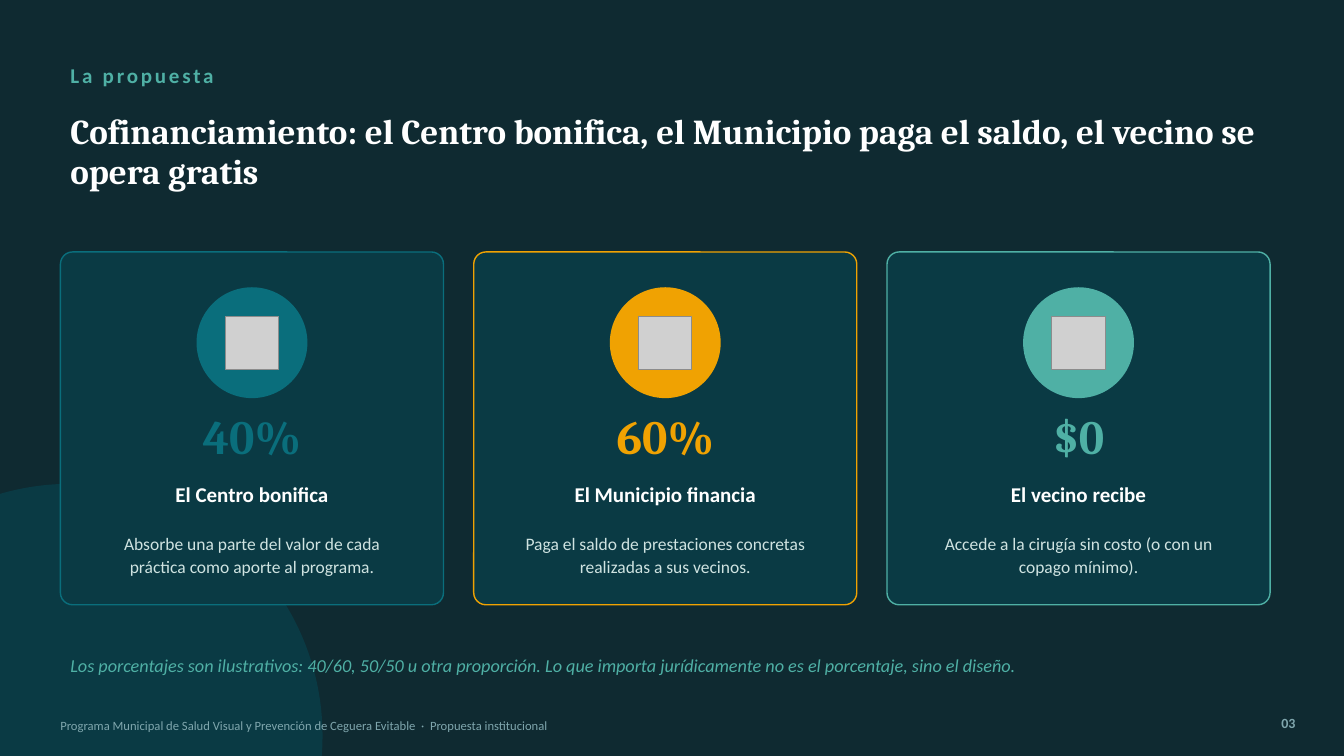
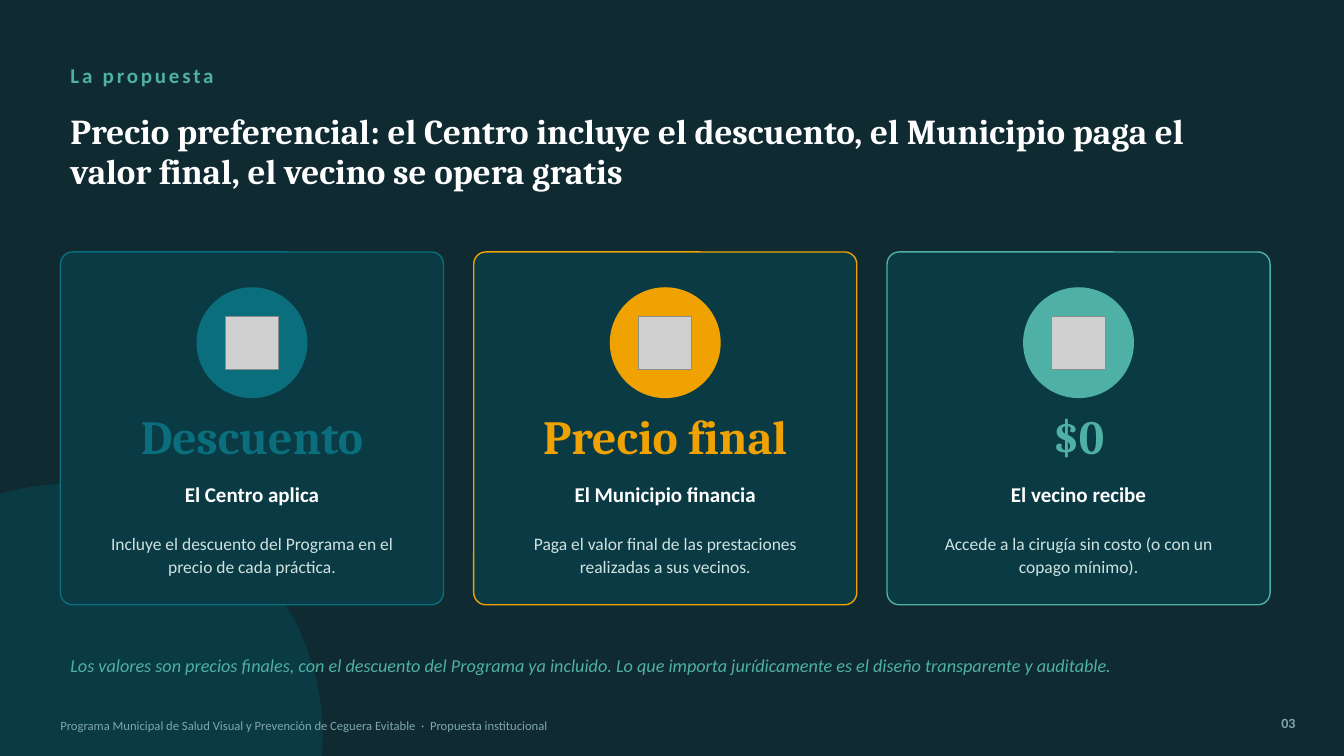
Before and after one commit to rvdistribuidor4-bit/mkt, a slide deck: slide 3 of convenios/ver-para-vivir/fuentes/Presentacion_Programa_Salud_Visual_Municipios.pptx. Drawn at 1344x756 pixels with LibreOffice and Linux fonts; fonts in the diff are those of the drawing; grey boxes stand for pictures. Boxes give left, top, right and bottom in pixels: in the first picture for what was removed or moved away, otherwise in the second. Text is boxed around its words. In the diff, an @@ line names an element or a change of style, - is before the commit and + after.

```diff
--- a/convenios/ver-para-vivir/fuentes/Presentacion_Programa_Salud_Visual_Municipios.pptx
+++ b/convenios/ver-para-vivir/fuentes/Presentacion_Programa_Salud_Visual_Municipios.pptx
@@ text at bbox=[70, 119, 1184, 192]: text changed @@
-Cofinanciamiento: el Centro bonifica, el Municipio paga el saldo, el vecino se opera gratis
+Precio preferencial: el Centro incluye el descuento, el Municipio paga el valor final, el vecino se opera gratis
@@ text at bbox=[141, 422, 363, 454]: text changed @@
-40%
+Descuento
@@ text at bbox=[543, 420, 787, 455]: text changed @@
-60%
+Precio final
@@ text at bbox=[185, 487, 319, 506]: text changed @@
-El Centro bonifica
+El Centro aplica
@@ text at bbox=[111, 538, 393, 576]: text changed @@
-Absorbe una parte del valor de cada práctica como aporte al programa.
+Incluye el descuento del Programa en el precio de cada práctica.
@@ text at bbox=[534, 538, 797, 573]: text changed @@
-Paga el saldo de prestaciones concretas realizadas a sus vecinos.
+Paga el valor final de las prestaciones realizadas a sus vecinos.
@@ text at bbox=[70, 659, 1111, 675]: text changed @@
-Los porcentajes son ilustrativos: 40/60, 50/50 u otra proporción. Lo que importa jurídicamente no es el porcentaje, sino el diseño.
+Los valores son precios finales, con el descuento del Programa ya incluido. Lo que importa jurídicamente es el diseño transparente y auditable.
```
Also in this commit, not shown: 4 other slides changed, 4 other files.
